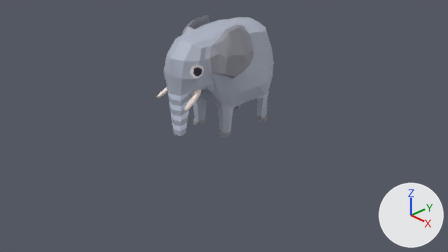
An edit to the Blender file elephant2.blend, drawn before and after from the same camera.
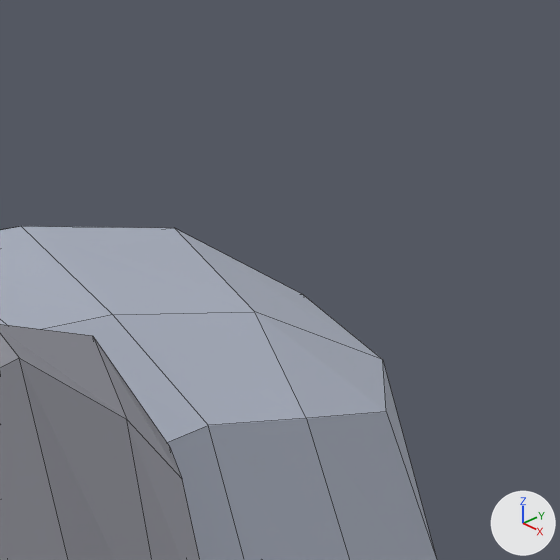
The first picture shows the older version from the file's camera 'Camera'. The close-ups show both versions on the part from 53% to 62% of the width and 0% to 17% of the height of that picture; other places that the commit changed are outside them. Every picture has the same lights, and +X, +Y and +Z are marked at lower right. The close-ups show mesh edges as thin lines.
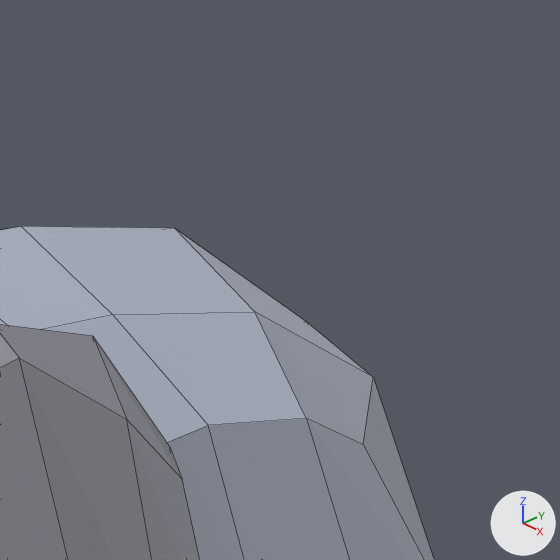
Pixel boxes (x1, y1, x2, y2) of what changed, in the close-ups (560 x 560 px; the box of a moved part takes in the faces that stretch with it):
```json
{"object": "Cube", "change": "reshaped", "before": [0, 226, 437, 560], "after": [0, 226, 434, 560]}
{"part": 1, "of": "me_cube_001", "change": "moved or reshaped", "before": [176, 229, 437, 560], "after": [176, 230, 434, 560]}
```

The change, as JSON lines over the scene's bpy script:
```json
{"block": "me_cube_001", "where": "me_cube_001.from_pydata(...)  # 292 vertices, 266 faces; spans x 0.0..0.93, y -1.72..1.72, z -1.81..1.01"}
{"block": "me_cube_001", "where": "# used by ob_cube; location = (0.015, -0.02, 1.246); scale = (0.687, 0.687, 0.687)"}
{"block": "me_cube_001", "change": "me_cube_001 part 1"}
{"op": "set", "path": "me_cube_001.vertices[6].co", "old": "(0.52, 0.97, 0.6)", "new": "(0.47, 0.97, 0.52)", "note": "pixel (386, 411) -> pixel (363, 444)"}
{"op": "set", "path": "me_cube_001.vertices[20].co", "old": "(0.0, 1.29, 0.65)", "new": "(0.0, 1.3, 0.59)", "note": "pixel (303, 294) -> pixel (307, 322)"}
{"op": "set", "path": "me_cube_001.vertices[21].co", "old": "(0.3, 1.21, 0.6)", "new": "(0.27, 1.21, 0.56)", "note": "pixel (382, 359) -> pixel (373, 377)"}
```
